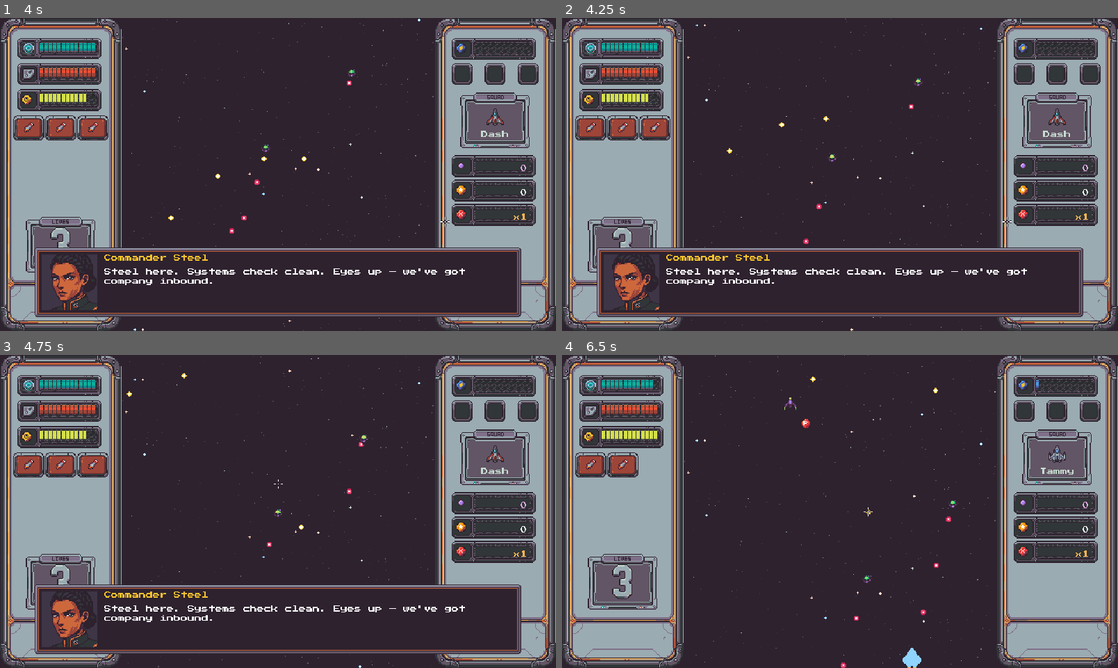
Above: before the commit, frames 1-4 (two rows, left to right).
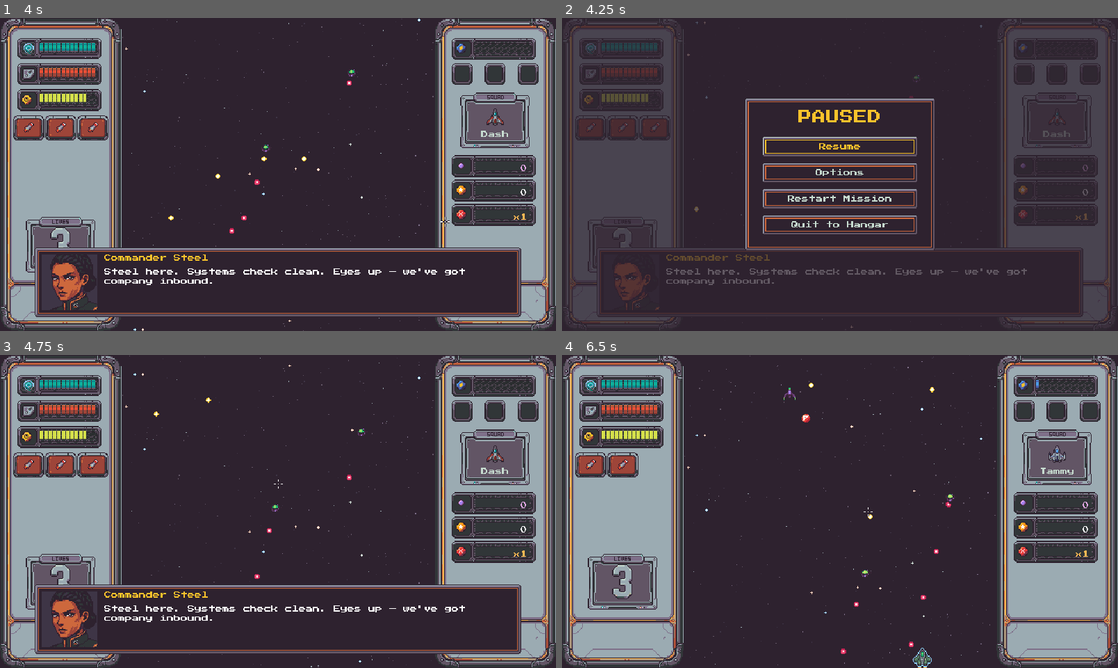
Above: after the commit, the same moments.

Repository: Funfetsunk/terra-intercept
Game: Godot game, scene res://scenes/levels/test_range.tscn
The game is run twice, just before and just after one commit, with the same random seed, the same clock (stepped at 60 frames per second) and the same inputs. This scene is started directly instead of the project's main scene.
Inputs (mouse positions are in pixels of both pictures, inside the frame that each line leads up to):
- Up to frame 1 (4 s): tap Enter (ui_accept) at 0.5, 0.77, 3.77 s; move the mouse to (400, 158) at 0.52 s; hold D (p1_move_right) 0.53-1.25 s; hold Space (p1_ordnance) 0.53-1.25 s; click (400, 158) at 0.67 s; drag from (166, 190) to (350, 277) at 1.27 s; move the mouse to (333, 105) at 2.02 s; hold D (p1_move_right) 2.03-2.75 s; hold Shift (p1_focus) 2.03-2.75 s; click (333, 105) at 2.17 s; tap Space (p1_ordnance) at 2.3 s; drag from (250, 237) to (244, 102) at 2.77 s; move the mouse to (444, 221) at 3.52 s; hold A (p1_move_left) from 3.53 s (still down); hold Space (p1_ordnance) from 3.53 s (still down); right-click (444, 221) at 3.6 s; click (444, 221) at 3.67 s
- Up to frame 2 (4.25 s): keep holding A (p1_move_left); keep holding Space (p1_ordnance); tap Escape (p1_pause) at 4.15 s
- Up to frame 3 (4.75 s): release A (p1_move_left) at 4.25 s; release Space (p1_ordnance) at 4.25 s; click (278, 483) at 4.25 s, where only the run after the commit has a clickable "Resume"
- Up to frame 4 (6.5 s): drag from (673, 464) to (928, 445) at 5.02 s; move the mouse to (867, 511) at 5.77 s; hold S (p1_move_down) from 5.78 s (still down); hold Space (p1_ordnance) from 5.78 s (still down); tap Q (p1_squad_prev) at 5.85 s; click (867, 511) at 5.92 s

Frame 1 is identical in both runs. In frame 2, 32% of the frame differs, in the area x 0-100%, y 0-100%; in frame 3, 0.4%; in frame 4, 0.8%.

Commit message:
Add the in-mission pause menu
p1_pause (Start / Esc) pauses the mission and opens a framed menu with
the four options from the design summary:
- Resume
- Options: opens the options screen as an overlay. options_screen gains
  `embedded` and a `closed` signal, so Back returns to the pause menu
  instead of the title.
- Restart Mission: reloads the level from the start.
- Quit to Hangar: applies the purchase-ledger refund first, the same
  rule as the game-over screen.

The menu keeps processing while the tree is paused. It works with the
pad (focus starts on Resume, and A confirms like the other menus),
pressing pause again resumes, and it won't open over a tutorial prompt
that already has the game paused. It's instanced in London and the test
range. Docs are updated for the pause menu, crosshair and HUD readouts.

Co-Authored-By: Claude Opus 5.5 <noreply@anthropic.com>
Claude-Session: https://claude.ai/code/session_01H357k7vYWoZ8XVmx2UrTn5

Diff:
--- /dev/null
+++ b/scenes/hud/pause_menu.gd
@@ -0,0 +1,77 @@
+extends CanvasLayer
+
+## In-mission pause menu (design summary: Resume, Options, Restart Mission,
+## Quit to Hangar). Opens on p1_pause and freezes the game tree; this layer
+## keeps processing while paused. Quit to Hangar applies the same refund rule
+## as the game-over screen.
+
+const OPTIONS_SCENE: PackedScene = preload("res://scenes/menus/options_screen.tscn")
+const HANGAR_SCENE_PATH: String = "res://scenes/menus/hangar.tscn"
+
+@onready var _root: Control = $Root
+@onready var _resume_button: Button = $Root/Frame/Buttons/ResumeButton
+@onready var _options_button: Button = $Root/Frame/Buttons/OptionsButton
+@onready var _restart_button: Button = $Root/Frame/Buttons/RestartButton
+@onready var _hangar_button: Button = $Root/Frame/Buttons/HangarButton
+@onready var _game_state: Node = get_node("/root/GameState")
+
+var _is_open: bool = false
+var _options: Control = null
+
+func _ready() -> void:
+	process_mode = Node.PROCESS_MODE_ALWAYS
+	_root.visible = false
+	_resume_button.pressed.connect(close)
+	_options_button.pressed.connect(_on_options)
+	_restart_button.pressed.connect(_on_restart)
+	_hangar_button.pressed.connect(_on_hangar)
+
+func _unhandled_input(event: InputEvent) -> void:
+	if _options != null:
+		return  # The options screen owns input (including rebinding the pause key).
+	if event.is_action_pressed("p1_pause"):
+		get_viewport().set_input_as_handled()
+		if _is_open:
+			close()
+		elif not get_tree().paused:
+			# Only open over live gameplay: a tutorial prompt already owns the pause.
+			open()
+		return
+	if _is_open and event.is_action_pressed("p1_ordnance"):
+		var focused: Control = get_viewport().gui_get_focus_owner()
+		if focused is Button:
+			get_viewport().set_input_as_handled()
+			(focused as Button).pressed.emit()
+
+func open() -> void:
+	_is_open = true
+	get_tree().paused = true
+	_root.visible = true
+	_resume_button.grab_focus()
+
+func close() -> void:
+	_is_open = false
+	_root.visible = false
+	get_tree().paused = false
+
+func _on_options() -> void:
+	_options = OPTIONS_SCENE.instantiate()
+	_options.embedded = true
+	_options.closed.connect(_on_options_closed)
+	add_child(_options)
+	_root.visible = false
+
+func _on_options_closed() -> void:
+	_options = null
+	_root.visible = true
+	_options_button.grab_focus()
+
+func _on_restart() -> void:
+	get_tree().paused = false
+	_game_state.restart_section = ""
+	get_tree().reload_current_scene()
+
+func _on_hangar() -> void:
+	get_tree().paused = false
+	_game_state.refund_ledger()
+	get_tree().change_scene_to_file(HANGAR_SCENE_PATH)
--- /dev/null
+++ b/scenes/hud/pause_menu.tscn
@@ -0,0 +1,69 @@
+[gd_scene format=3 uid="uid://ci0m4dfh7cg55"]
+
+[ext_resource type="Script" uid="uid://ba58el5p4e8wy" path="res://scenes/hud/pause_menu.gd" id="1_qp6lq"]
+[ext_resource type="StyleBox" uid="uid://bh6ph7hdr1hrx" path="res://themes/panel_frame.tres" id="2_5h01g"]
+
+[node name="PauseMenu" type="CanvasLayer" unique_id=366232786]
+layer = 15
+script = ExtResource("1_qp6lq")
+
+[node name="Root" type="Control" parent="." unique_id=739521019]
+layout_mode = 3
+anchors_preset = 0
+offset_right = 640.0
+offset_bottom = 360.0
+
+[node name="Dim" type="ColorRect" parent="Root" unique_id=1078303508]
+layout_mode = 0
+offset_right = 640.0
+offset_bottom = 360.0
+mouse_filter = 2
+color = Color(0.18039216, 0.13333334, 0.18431373, 0.75)
+
+[node name="Frame" type="Panel" parent="Root" unique_id=1287046177]
+layout_mode = 0
+offset_left = 210.0
+offset_top = 92.0
+offset_right = 430.0
+offset_bottom = 268.0
+theme_override_styles/panel = ExtResource("2_5h01g")
+
+[node name="Title" type="Label" parent="Root/Frame" unique_id=1835197411]
+layout_mode = 0
+offset_top = 14.0
+offset_right = 220.0
+offset_bottom = 30.0
+theme_override_colors/font_color = Color(0.9764706, 0.7607843, 0.16862746, 1)
+theme_override_colors/font_outline_color = Color(0.18039216, 0.13333334, 0.18431373, 1)
+theme_override_constants/outline_size = 2
+theme_override_font_sizes/font_size = 16
+text = "PAUSED"
+horizontal_alignment = 1
+
+[node name="Buttons" type="VBoxContainer" parent="Root/Frame" unique_id=1919894703]
+layout_mode = 0
+offset_left = 20.0
+offset_top = 44.0
+offset_right = 200.0
+offset_bottom = 162.0
+theme_override_constants/separation = 6
+
+[node name="ResumeButton" type="Button" parent="Root/Frame/Buttons" unique_id=1627432608]
+custom_minimum_size = Vector2(180, 24)
+layout_mode = 2
+text = "Resume"
+
+[node name="OptionsButton" type="Button" parent="Root/Frame/Buttons" unique_id=1697753760]
+custom_minimum_size = Vector2(180, 24)
+layout_mode = 2
+text = "Options"
+
+[node name="RestartButton" type="Button" parent="Root/Frame/Buttons" unique_id=1433788328]
+custom_minimum_size = Vector2(180, 24)
+layout_mode = 2
+text = "Restart Mission"
+
+[node name="HangarButton" type="Button" parent="Root/Frame/Buttons" unique_id=1750079977]
+custom_minimum_size = Vector2(180, 24)
+layout_mode = 2
+text = "Quit to Hangar"
--- a/scenes/levels/london.tscn
+++ b/scenes/levels/london.tscn
@@ -18,6 +18,8 @@
 [ext_resource type="PackedScene" uid="uid://bbu1i2vdl36db" path="res://scenes/pickups/weapon_pickup.tscn" id="17_j7qax"]
 [ext_resource type="Script" uid="uid://bhmq84kb4nlfy" path="res://scenes/hud/crosshair.gd" id="18_8v1gb"]
 [ext_resource type="PackedScene" uid="uid://d3f6kv8rj0pgl" path="res://scenes/pickups/alien_tech_drop.tscn" id="18_e2wpw"]
+[ext_resource type="PackedScene" uid="uid://ci0m4dfh7cg55" path="res://scenes/hud/pause_menu.tscn" id="19_8v1gb"]
+[ext_resource type="Script" uid="uid://ba58el5p4e8wy" path="res://scenes/hud/pause_menu.gd" id="20_k1bt5"]
 
 [node name="London" type="Node2D" unique_id=705097]
 script = ExtResource("1_tl1kh")
@@ -69,3 +71,7 @@
 [node name="Crosshair" type="CanvasLayer" parent="." unique_id=1482935218 instance=ExtResource("17_e2wpw")]
 layer = 20
 script = ExtResource("18_8v1gb")
+
+[node name="PauseMenu" type="CanvasLayer" parent="." unique_id=366232786 instance=ExtResource("19_8v1gb")]
+layer = 15
+script = ExtResource("20_k1bt5")
--- a/scenes/levels/test_range.tscn
+++ b/scenes/levels/test_range.tscn
@@ -8,8 +8,10 @@
 [ext_resource type="PackedScene" uid="uid://wklwemvx00mv" path="res://scenes/hud/crosshair.tscn" id="10_vdrwo"]
 [ext_resource type="Resource" uid="uid://baxpsygp200ea" path="res://data/missions/test_range_mission.tres" id="11_corhf"]
 [ext_resource type="Script" uid="uid://bhmq84kb4nlfy" path="res://scenes/hud/crosshair.gd" id="11_r04sm"]
+[ext_resource type="PackedScene" uid="uid://ci0m4dfh7cg55" path="res://scenes/hud/pause_menu.tscn" id="12_5sjue"]
 [ext_resource type="Script" uid="uid://c6cns2cik14l2" path="res://scenes/levels/scrolling_background.gd" id="12_irn3u"]
 [ext_resource type="PackedScene" uid="uid://ort4tmjdo7j" path="res://scenes/levels/background_layer.tscn" id="13_3vjr3"]
+[ext_resource type="Script" uid="uid://ba58el5p4e8wy" path="res://scenes/hud/pause_menu.gd" id="13_t7iem"]
 [ext_resource type="Script" uid="uid://b1vqxoh2qfcwi" path="res://scripts/systems/dialogue_controller.gd" id="15_a2tfc"]
 
 [node name="TestRange" type="Node2D" unique_id=1311692602]
@@ -47,3 +49,7 @@
 [node name="Crosshair" type="CanvasLayer" parent="." unique_id=1482935218 instance=ExtResource("10_vdrwo")]
 layer = 20
 script = ExtResource("11_r04sm")
+
+[node name="PauseMenu" type="CanvasLayer" parent="." unique_id=366232786 instance=ExtResource("12_5sjue")]
+layer = 15
+script = ExtResource("13_t7iem")
--- a/scenes/menus/options_screen.gd
+++ b/scenes/menus/options_screen.gd
@@ -17,6 +17,13 @@
 @onready var _difficulty_button: Button = $DifficultyButton
 @onready var _remap_list: VBoxContainer = $RemapList
 @onready var _back_button: Button = $BackButton
+
+## Emitted when Back is pressed while the screen is embedded (opened from the pause menu).
+signal closed
+
+## When true the screen is an overlay (pause menu): Back closes it instead of
+## going to the title screen.
+var embedded: bool = false
 
 var _rows: Array[RemapRow] = []
 var _listening_action: String = ""
@@ -88,4 +95,8 @@
 		row.refresh(ACTION_DISPLAY_NAMES.get(row.action, row.action))
 
 func _on_back() -> void:
+	if embedded:
+		closed.emit()
+		queue_free()
+		return
 	get_tree().change_scene_to_file("res://scenes/menus/title_screen.tscn")
Not shown, added: scenes/hud/pause_menu.gd.uid
Not shown, changed: CLAUDE.md
Not shown, changed: docs/art-specs.md
